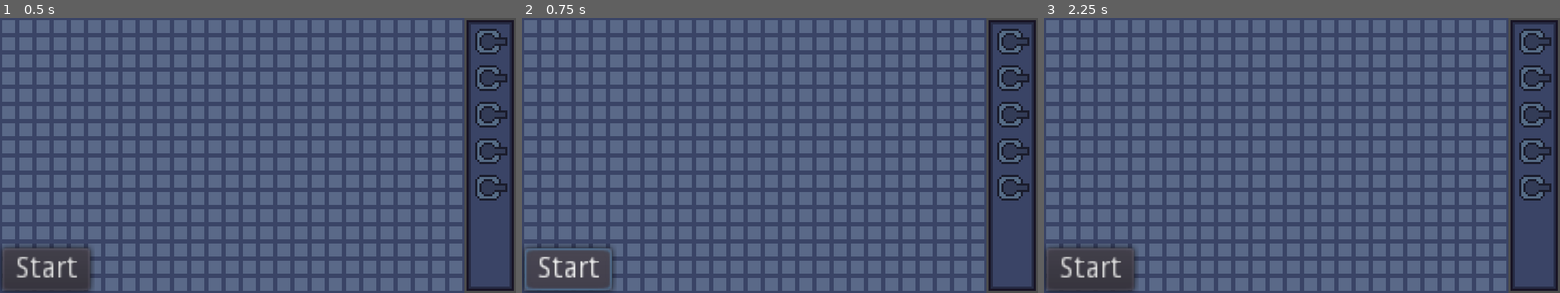
Above: before the commit, frames 1-3 (left to right).
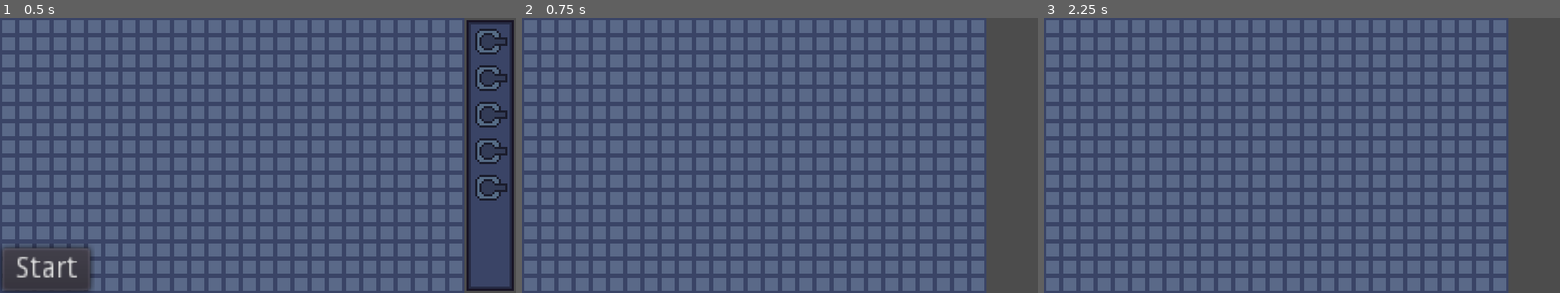
Above: after the commit, the same moments.

Repository: mariothedog/brackeys-game-jam
Game: Godot game, scene res://game/game.tscn
The game is run twice, just before and just after one commit, with the same random seed, the same clock (stepped at 60 frames per second) and the same inputs.
Inputs (mouse positions are in pixels of both pictures, inside the frame that each line leads up to):
- Up to frame 1 (0.5 s): no input
- Up to frame 2 (0.75 s): click "Start" at 0.5 s
- Up to frame 3 (2.25 s): click (1090, 268) at 1.25 s, where only the run before the commit has a clickable "Start"; click (1534, 42) at 2.02 s

Frame 1 is identical in both runs. In frame 2, 11% of the frame differs, in the area x 0-100%, y 0-100%; in frame 3, 12%.

Commit message:
Spawn actual turrets when start is pressed

Diff:
--- a/src/game/game.gd
+++ b/src/game/game.gd
@@ -33,6 +33,13 @@
 		_currently_aiming_item = null
 
 
+func place_turret(pos: Vector2, rotation: float) -> void:
+	var turret := TURRET_SCENE.instance()
+	turret.global_position = pos
+	turrets.add_child(turret)
+	turret.gun.rotation = rotation
+
+
 func _on_HUD_item_dropped(item: TextureButton, global_position: Vector2) -> void:
 	var tile_pos := tilemap.world_to_map(global_position)
 	if tilemap.get_cellv(tile_pos) != Tiles.GROUND:
@@ -48,4 +55,8 @@
 
 
 func _on_HUD_start_pressed() -> void:
-	print("TODO: Start game")
+	for turret in draggable_turrets.get_children():
+		var pos: Vector2 = turret.rect_global_position + turret.base.position
+		place_turret(pos, turret.gun.rotation)
+		turret.queue_free()
+	hud.hide()
--- a/src/ui/hud/hud.gd
+++ b/src/ui/hud/hud.gd
@@ -3,7 +3,16 @@
 signal item_dropped(item, position)
 signal start_pressed
 
+onready var margin: MarginContainer = $MarginContainer
 onready var inventory: MarginContainer = $MarginContainer/Inventory
+
+
+func show() -> void:
+	margin.visible = true
+
+
+func hide() -> void:
+	margin.visible = false
 
 
 func _on_Inventory_item_dropped(item, global_position) -> void:
